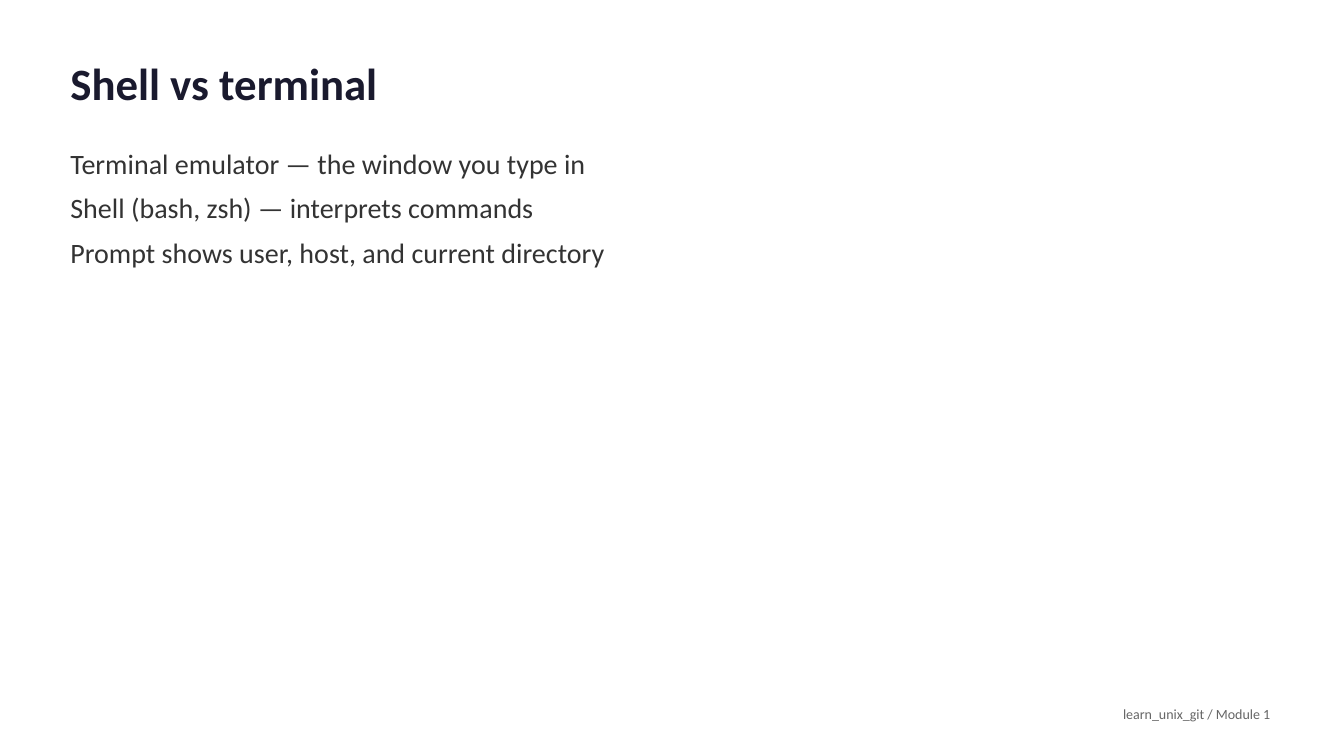
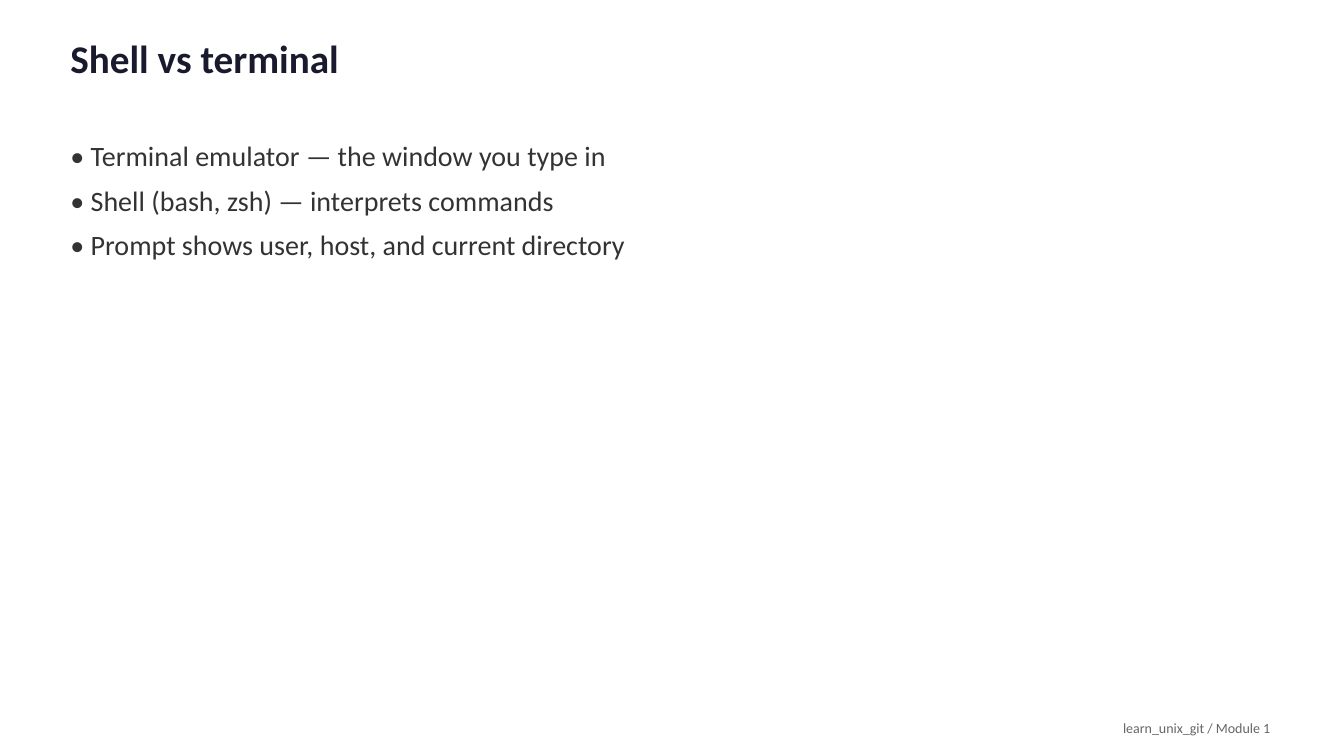
Before and after one commit to universal-verification-methodology/learn_unix_git, a slide deck: slide 7 of media/module1/slides.pptx. Drawn at 1344x756 pixels with LibreOffice and Linux fonts; fonts in the diff are those of the drawing. Boxes give left, top, right and bottom in pixels: in the first picture for what was removed or moved away, otherwise in the second. Text is boxed around its words. In the diff, an @@ line names an element or a change of style, - is before the commit and + after.

```diff
--- a/media/module1/slides.pptx
+++ b/media/module1/slides.pptx
@@ text "Shell vs terminal" at (70, 45, 339, 74): size 32 to 28 pt; line spacing 1 to 22pt @@
@@ text at (91, 146, 625, 260): text changed @@
-Terminal emulator — the window you type in
-Shell (bash, zsh) — interprets commands
-Prompt shows user, host, and current directory
+• Terminal emulator — the window you type in
+• Shell (bash, zsh) — interprets commands
+• Prompt shows user, host, and current directory
@@ text "learn_unix_git / Module 1" at (1123, 723, 1270, 736): line spacing 1 to 22pt @@
```
Also in this commit, not shown: 19 other slides changed, 53 other files.
